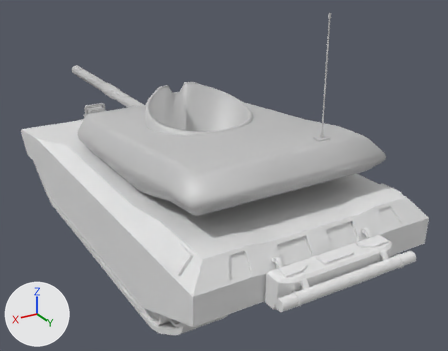
Two versions of the FBX model Assets/Models/Tank/Tank_1.fbx, one commit apart.
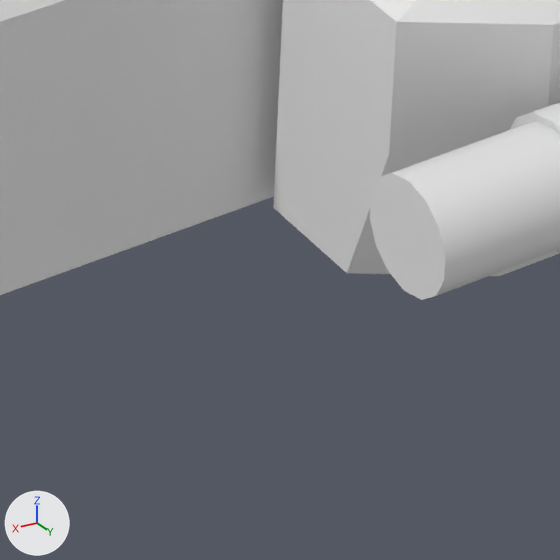
There are two pictures of each version: one whole from a camera (50 mm lens) standing at (5.34, 10.2, 6.29) and looking at (-0.74, 0.06, 1.22), one close up on the part from 53% to 66% of the width and 80% to 97% of the height. Arrows for +X, +Y and +Z are at lower left; the lights stay in place. Where no turn or scale is listed for an object, it has been applied to the vertices.

In view in the first close-up: 'TankBody_1'.
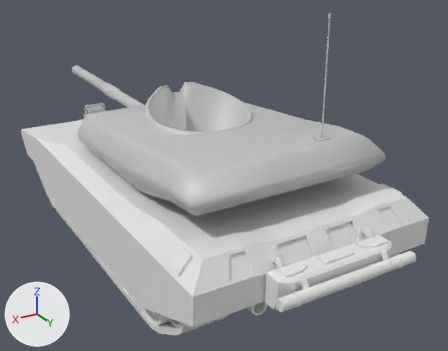
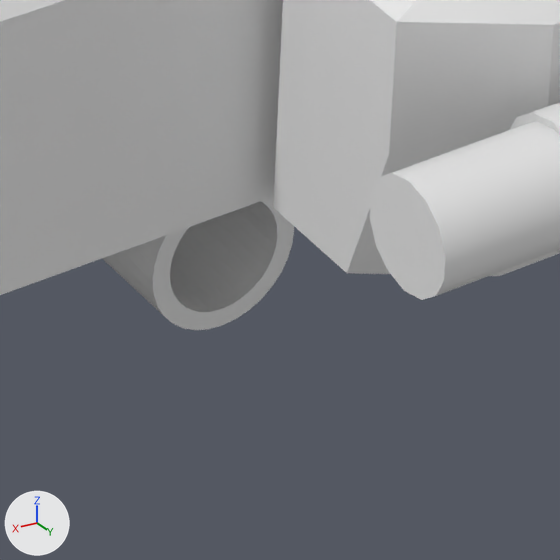
Commit message: TankModel has exhaust pipes

Location of each change, [x1, y1, x2, y2] in pixels of the close-ups (560 x 560 px):
```json
{"object": "TankBody_1", "change": "reshaped", "before": [0, 0, 560, 300], "after": [0, 0, 560, 330]}
{"part": 1, "of": "me_tankbody", "change": "added", "after": [102, 197, 294, 330]}
```

The change, as JSON lines over the scene's bpy script:
```json
{"block": "me_tankbody", "where": "# used by ob_tankbody_1; location = (0.0, 0.0, 0.0)"}
{"op": "remove", "block": "me_tankbody", "code": "me_tankbody.from_pydata(...)  # 1234 vertices, 1155 faces; spans x -2.19..2.19, y -4.7..4.83, z 0.32..2.0"}
{"op": "add", "block": "me_tankbody", "code": "me_tankbody.from_pydata(...)  # 1654 vertices, 1517 faces; spans x -2.19..2.19, y -4.7..4.83, z 0.32..2.0"}
{"block": "me_tankbody", "change": "me_tankbody part 1: a new loose piece of 160 vertices spanning x 0.6..0.88, y 1.64..3.61, z 0.5..0.9"}
```
